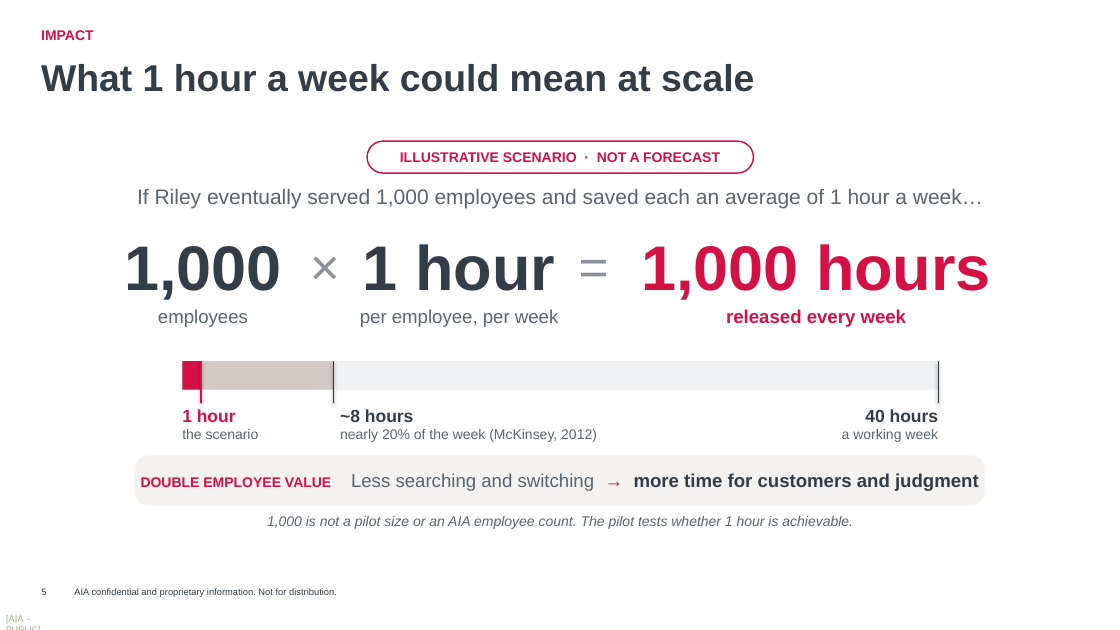
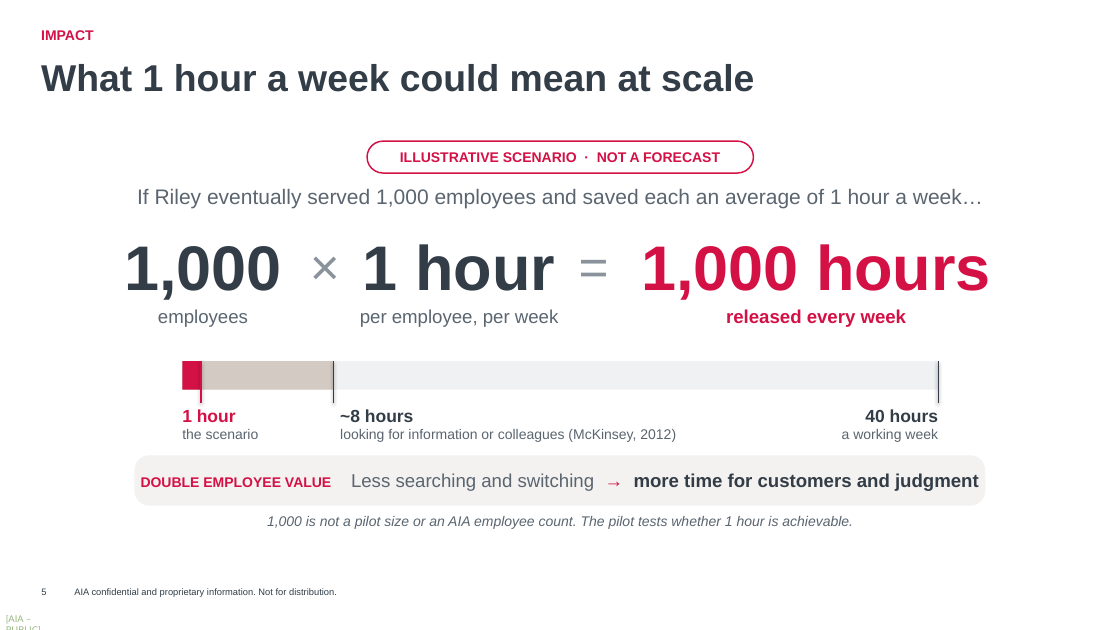
Before and after one commit to harrysokool/playground, a slide deck: slide 5 of ppt/group_inno_award/Riley_Submission_Deck_Opus.pptx. Drawn at 1120x630 pixels with LibreOffice and Linux fonts; fonts in the diff are those of the drawing; background and template pictures are left out. Boxes give left, top, right and bottom in pixels: in the first picture for what was removed or moved away, otherwise in the second. Text is boxed around its words. In the diff, an @@ line names an element or a change of style, - is before the commit and + after.

```diff
--- a/ppt/group_inno_award/Riley_Submission_Deck_Opus.pptx
+++ b/ppt/group_inno_award/Riley_Submission_Deck_Opus.pptx
@@ text at (x1=340, y1=429, x2=676, y2=442): text changed @@
-nearly 20% of the week (McKinsey, 2012)
+looking for information or colleagues (McKinsey, 2012)
```
Also in this commit, not shown: 7 other slides changed.
